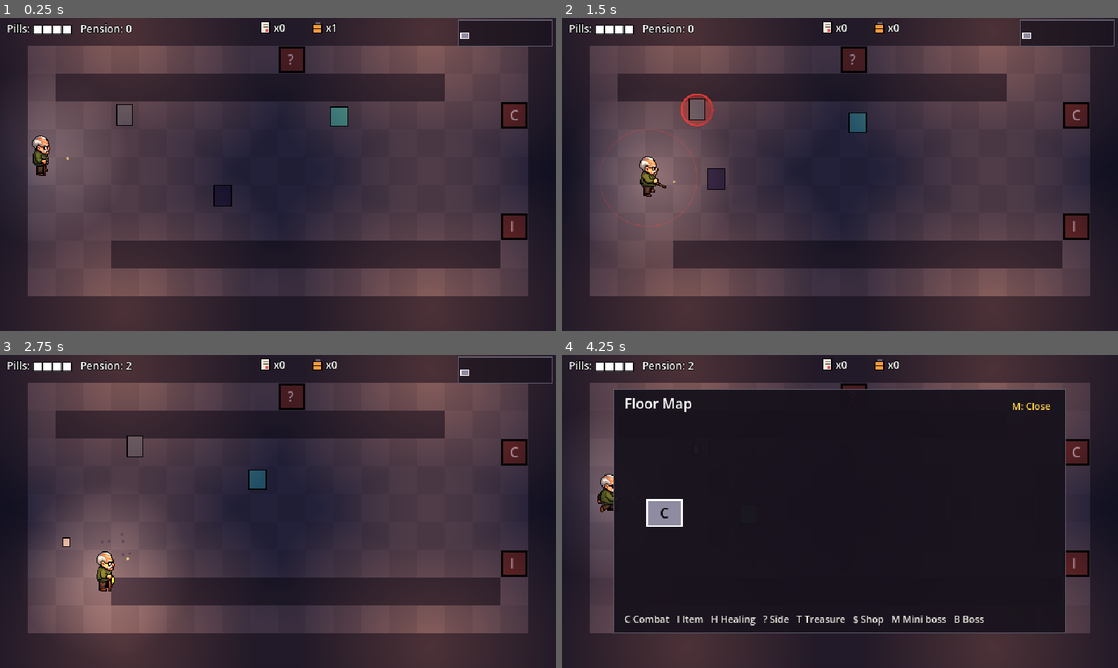
Above: before the commit, frames 1-4 (two rows, left to right).
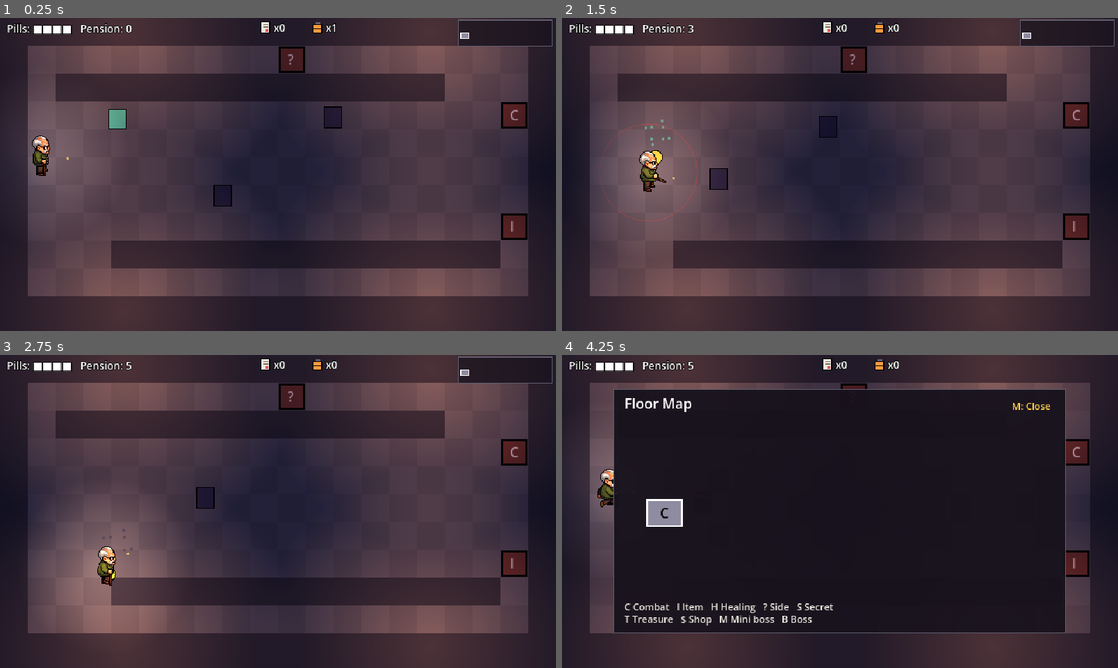
Above: after the commit, the same moments.

Repository: B1nKaTa/game
Game: Godot game, scene res://scenes/floor.tscn
Two runs of this game, one before a commit and one after it. Both use one fixed random seed, a clock stepped at 60 frames per second and the inputs below. This scene is started directly instead of the project's main scene.
Inputs (mouse positions are in pixels of both pictures, inside the frame that each line leads up to):
- Up to frame 1 (0.25 s): no input
- Up to frame 2 (1.5 s): tap Enter (ui_accept) at 0.5, 0.77 s; move the mouse to (962, 158) at 0.52 s; press the mouse at (962, 158) at 0.53 s; hold D (move_right) 0.53-1.28 s; move the mouse to (728, 190) at 1.27 s; release the mouse at (728, 190) at 1.28 s; hold S (move_down) from 1.28 s (still down); tap Q (bomb) at 1.35 s
- Up to frame 3 (2.75 s): tap Enter (ui_accept) at 1.52 s; move the mouse to (333, 442) at 2.02 s; release S (move_down) at 2.03 s; hold D (move_right) from 2.03 s (still down); hold Space (dodge) from 2.03 s (still down)
- Up to frame 4 (4.25 s): move the mouse to (812, 574) at 2.77 s; release D (move_right) at 2.78 s; release Space (dodge) at 2.78 s; hold W (move_up) 2.78-3.53 s; tap E (interact) at 2.85 s; click (812, 574) at 2.92 s; tap Enter (ui_accept) at 3.02, 3.77 s; move the mouse to (1006, 558) at 3.52 s; hold A (move_left) from 3.53 s (still down); right-click (1006, 558) at 3.6 s; tap M (map) at 4.15 s

The runs differ from the first frame. In frame 1, 0.5% of the frame differs, in the area x 19-63%, y 27-36%; in frame 2, 1.4%; in frame 3, 0.8%; in frame 4, 1.5%, in the area x 6-76%, y 2-87%.

Commit message:
Add secret rooms opened by a Thermos
A faint crack in the top wall hides a door on most floors. This has not
been run yet, because testing waits until the player is free. The plan for
the next rounds is included.

Co-Authored-By: Claude Opus 5.5 <noreply@anthropic.com>

Diff:
--- /dev/null
+++ b/data/rooms/floor_1/secret_01.tres
@@ -0,0 +1,20 @@
+[gd_resource type="Resource" script_class="RoomLayout" load_steps=2 format=3]
+
+[ext_resource type="Script" path="res://scripts/content/room_layout.gd" id="1"]
+
+[resource]
+script = ExtResource("1")
+room_type = "secret"
+rows = PackedStringArray(
+"####################",
+"#..................#",
+"#..................#",
+"#.....#......#.....#",
+"#..................#",
+"#........T..T......#",
+"#..................#",
+"#.....#......#.....#",
+"#..................#",
+"#..................#",
+"####################"
+)
--- /dev/null
+++ b/data/rooms/floor_1/secret_02.tres
@@ -0,0 +1,20 @@
+[gd_resource type="Resource" script_class="RoomLayout" load_steps=2 format=3]
+
+[ext_resource type="Script" path="res://scripts/content/room_layout.gd" id="1"]
+
+[resource]
+script = ExtResource("1")
+room_type = "secret"
+rows = PackedStringArray(
+"####################",
+"#..................#",
+"#....T.......T.....#",
+"#..................#",
+"#..................#",
+"#.........C........#",
+"#..................#",
+"#..................#",
+"#....T.............#",
+"#..................#",
+"####################"
+)
--- a/scripts/content/room_layout.gd
+++ b/scripts/content/room_layout.gd
@@ -9,6 +9,7 @@
 const TYPE_FLOOR_BOSS := "floor_boss"
 const TYPE_TREASURE := "treasure"
 const TYPE_SHOP := "shop"
+const TYPE_SECRET := "secret"
 const WIDTH := 20
 const HEIGHT := 11
 const ENTRY := Vector2i(1, 5)
@@ -18,6 +19,8 @@
 const SIDE_DOOR := Vector2i(10, 1)
 const TREASURE_DOOR := Vector2i(10, 9)
 const SHOP_DOOR := Vector2i(5, 9)
+const SECRET_DOOR := Vector2i(15, 1)
+const SECRET_WALL := Vector2i(15, 0)
 const SIDE_ROOM_SPAWN := Vector2i(2, 5)
 const ALLOWED := "#.EIHTBXCSPR"
 const SYMBOL_WALL := "#"
@@ -33,6 +36,7 @@
 	TYPE_FLOOR_BOSS: {"B": 1},
 	TYPE_TREASURE: {"I": 3},
 	TYPE_SHOP: {"S": 5, "P": 1, "R": 7},
+	TYPE_SECRET: {"T": 2},
 }
 
 @export var room_type: String = ""
@@ -64,10 +68,10 @@
 	for symbol in required:
 		if cells_of(symbol).size() < required[symbol]:
 			errors.append("needs at least %d '%s'" % [required[symbol], symbol])
-	for anchor in [ENTRY, EXIT_A, EXIT_B, SIDE_DOOR, TREASURE_DOOR, SHOP_DOOR]:
+	for anchor in [ENTRY, EXIT_A, EXIT_B, SIDE_DOOR, TREASURE_DOOR, SHOP_DOOR, SECRET_DOOR]:
 		if rows[anchor.y][anchor.x] != ".":
 			errors.append("door cell must be floor at %s" % str(anchor))
-	if room_type in [TYPE_SIDE, TYPE_TREASURE, TYPE_SHOP] and rows[SIDE_ROOM_SPAWN.y][SIDE_ROOM_SPAWN.x] != ".":
+	if room_type in [TYPE_SIDE, TYPE_TREASURE, TYPE_SHOP, TYPE_SECRET] and rows[SIDE_ROOM_SPAWN.y][SIDE_ROOM_SPAWN.x] != ".":
 		errors.append("side room spawn cell must be floor at %s" % str(SIDE_ROOM_SPAWN))
 	if not errors.is_empty():
 		return errors
@@ -80,7 +84,7 @@
 				errors.append("cell cannot be reached at %s" % str(cell))
 			if MUST_REACH_WITHOUT_BREAKING.contains(rows[y][x]) and not open.has(cell):
 				errors.append("needs a bomb to reach '%s' at %s" % [rows[y][x], str(cell)])
-	for anchor in [EXIT_A, EXIT_B, SIDE_DOOR, TREASURE_DOOR, SHOP_DOOR]:
+	for anchor in [EXIT_A, EXIT_B, SIDE_DOOR, TREASURE_DOOR, SHOP_DOOR, SECRET_DOOR]:
 		if not open.has(anchor):
 			errors.append("needs a bomb to reach the door at %s" % str(anchor))
 	return errors
--- a/scripts/core/floor_builder.gd
+++ b/scripts/core/floor_builder.gd
@@ -35,6 +35,7 @@
 	_attach_side_rooms(map, picker, rng)
 	_attach_treasure_room(map, picker, rng)
 	_attach_shop(map, picker, rng)
+	_attach_secret_room(map, picker, rng)
 	return map
 
 
@@ -123,6 +124,23 @@
 	parent.shop_id = shop.id
 
 
+# Unlike the shop it may sit on a skipped route, because finding it is the reward.
+static func _attach_secret_room(map: FloorMap, picker: _LayoutPicker, rng: RandomNumberGenerator) -> void:
+	var layout := picker.pick(RoomLayout.TYPE_SECRET)
+	if layout == null:
+		return
+	var options: Array[FloorRoom] = []
+	for room in map.main_rooms():
+		if room.room_type == RoomLayout.TYPE_COMBAT and room.side_id == -1:
+			options.append(room)
+	if options.is_empty():
+		return
+	var parent := options[rng.randi_range(0, options.size() - 1)]
+	var secret := _add_room(map, parent.layer, RoomLayout.TYPE_SECRET, layout)
+	secret.parent_id = parent.id
+	parent.secret_id = secret.id
+
+
 static func _rooms_on_every_route(map: FloorMap) -> Array[FloorRoom]:
 	var in_layer := {}
 	for room in map.main_rooms():
--- a/scripts/core/floor_progress.gd
+++ b/scripts/core/floor_progress.gd
@@ -62,6 +62,8 @@
 		return RoomLayout.TREASURE_DOOR
 	if from_room.room_type == RoomLayout.TYPE_SHOP:
 		return RoomLayout.SHOP_DOOR
+	if from_room.room_type == RoomLayout.TYPE_SECRET:
+		return RoomLayout.SECRET_DOOR
 	if to_room.layer > from_room.layer:
 		return RoomLayout.ENTRY
 	return RoomLayout.EXIT_CELLS[to_room.exits.find(from_id)]
--- a/scripts/core/floor_room.gd
+++ b/scripts/core/floor_room.gd
@@ -9,9 +9,10 @@
 var side_id: int = -1
 var treasure_id: int = -1
 var shop_id: int = -1
+var secret_id: int = -1
 var parent_id: int = -1
 
 
 # A detour hangs off a room on the route, so entering it never chooses a route.
 func is_detour() -> bool:
-	return room_type in [RoomLayout.TYPE_SIDE, RoomLayout.TYPE_TREASURE, RoomLayout.TYPE_SHOP]
+	return room_type in [RoomLayout.TYPE_SIDE, RoomLayout.TYPE_TREASURE, RoomLayout.TYPE_SHOP, RoomLayout.TYPE_SECRET]
--- a/scripts/ui/floor_map_view.gd
+++ b/scripts/ui/floor_map_view.gd
@@ -12,6 +12,7 @@
 	RoomLayout.TYPE_FLOOR_BOSS: Color("ffd24a"),
 	RoomLayout.TYPE_TREASURE: Color("67f0d0"),
 	RoomLayout.TYPE_SHOP: Color("7d9a5c"),
+	RoomLayout.TYPE_SECRET: Color("ece9e0"),
 }
 const PANEL_COLOR := Color(0.09, 0.07, 0.11, 0.65)
 const BIG_PANEL_COLOR := Color(0.09, 0.07, 0.11, 0.95)
@@ -25,7 +26,8 @@
 const BIG_SPACING := Vector2(60, 46)
 const BIG_ROOM := Vector2(40, 30)
 const BIG_MARGIN := Vector2(38, 58)
-const LEGEND := "C Combat   I Item   H Healing   ? Side   T Treasure   $ Shop   M Mini boss   B Boss"
+const LEGEND_TOP := "C Combat   I Item   H Healing   ? Side   S Secret"
+const LEGEND_BOTTOM := "T Treasure   $ Shop   M Mini boss   B Boss"
 const TITLE := "Floor Map"
 const CLOSE_HINT := "M: Close"
 
@@ -38,7 +40,7 @@
 
 # Column is the layer, read left to right from the start to the boss. Row is measured so a lone room sits between two.
 static func map_position(map: FloorMap, room: FloorRoom) -> Vector2:
-	if room.room_type == RoomLayout.TYPE_SIDE:
+	if room.room_type == RoomLayout.TYPE_SIDE or room.room_type == RoomLayout.TYPE_SECRET:
 		var parent := map_position(map, map.room(room.parent_id))
 		return Vector2(parent.x, parent.y - 1.0 if parent.y < 1.0 else parent.y + 1.0)
 	if room.room_type == RoomLayout.TYPE_TREASURE or room.room_type == RoomLayout.TYPE_SHOP:
@@ -114,7 +116,8 @@
 	if _is_big:
 		_draw_text(panel.position + Vector2(12, 22), TITLE, 16, Color.WHITE)
 		_draw_text(panel.end - Vector2(62, 257), CLOSE_HINT, 11, Color("ffd24a"))
-		_draw_text(panel.position + Vector2(12, panel.size.y - 12), LEGEND, 11, Color("ece9e0"))
+		_draw_text(panel.position + Vector2(12, panel.size.y - 26), LEGEND_TOP, 11, Color("ece9e0"))
+		_draw_text(panel.position + Vector2(12, panel.size.y - 12), LEGEND_BOTTOM, 11, Color("ece9e0"))
 
 
 func _room_center(room_id: int, origin: Vector2, spacing: Vector2, room_size: Vector2) -> Vector2:
--- a/scripts/world/room_rules.gd
+++ b/scripts/world/room_rules.gd
@@ -10,6 +10,7 @@
 	RoomLayout.TYPE_FLOOR_BOSS: "B",
 	RoomLayout.TYPE_TREASURE: "T",
 	RoomLayout.TYPE_SHOP: "$",
+	RoomLayout.TYPE_SECRET: "S",
 }
 const KEY_NAME := "Permission Slip"
 const BOMB_NAME := "Overheated Thermos"
--- a/scripts/world/room_view.gd
+++ b/scripts/world/room_view.gd
@@ -105,6 +105,22 @@
 		_add_treasure_door()
 	if _room.shop_id != -1:
 		_add_door(_room.shop_id, RoomRules.door_icon(RoomLayout.TYPE_SHOP), RoomLayout.SHOP_DOOR)
+	if _room.secret_id != -1:
+		_add_secret_wall()
+
+
+func _add_secret_wall() -> void:
+	var wall := SecretWall.new()
+	wall.position = RoomBackdrop.cell_center(RoomLayout.SECRET_WALL)
+	wall.broken.connect(_on_secret_wall_broken)
+	add_child(wall)
+
+
+func _on_secret_wall_broken(_at: Vector2) -> void:
+	var door := _add_door(_room.secret_id, RoomRules.door_icon(RoomLayout.TYPE_SECRET), RoomLayout.SECRET_DOOR)
+	door.locked = not _finished
+	doors_opened.emit()
+	notice.emit("You found a secret room!")
 
 
 func _add_treasure_door() -> void:
--- /dev/null
+++ b/scripts/world/secret_wall.gd
@@ -0,0 +1,14 @@
+class_name SecretWall
+extends BreakableBlock
+
+const CRACK_COLOR := Color(0.0, 0.0, 0.0, 0.55)
+
+
+# The crack is the only hint, so it stays faint. A blast opens it through take_blast.
+func _draw() -> void:
+	draw_line(Vector2(-3, -14), Vector2(1, -6), CRACK_COLOR, 1.0)
+	draw_line(Vector2(1, -6), Vector2(-4, 1), CRACK_COLOR, 1.0)
+	draw_line(Vector2(-4, 1), Vector2(2, 8), CRACK_COLOR, 1.0)
+	draw_line(Vector2(2, 8), Vector2(0, 15), CRACK_COLOR, 1.0)
+	draw_line(Vector2(1, -6), Vector2(7, -3), CRACK_COLOR, 1.0)
+	draw_line(Vector2(-4, 1), Vector2(-9, 4), CRACK_COLOR, 1.0)
--- a/tests/test_room_layouts.gd
+++ b/tests/test_room_layouts.gd
@@ -81,7 +81,7 @@
 		count += 1
 		var layout: RoomLayout = load(DIR + name)
 		assert_eq(layout.validate().size(), 0, "%s: %s" % [name, str(layout.validate())])
-	assert_eq(count, 20)
+	assert_eq(count, 22)
 
 
 func test_catalog_meets_the_spec_counts() -> void:
@@ -96,6 +96,7 @@
 	assert_eq(counts.get(RoomLayout.TYPE_FLOOR_BOSS, 0), 1)
 	assert_eq(counts.get(RoomLayout.TYPE_TREASURE, 0), 2)
 	assert_eq(counts.get(RoomLayout.TYPE_SHOP, 0), 1)
+	assert_eq(counts.get(RoomLayout.TYPE_SECRET, 0), 2)
 
 
 func test_nearest_floor_cell_keeps_a_floor_cell() -> void:
--- /dev/null
+++ b/tests/test_secret_room.gd
@@ -0,0 +1,86 @@
+extends TestCase
+
+
+func _pool() -> Array[RoomLayout]:
+	return RoomCatalog.load_valid("res://data/rooms/floor_1/")
+
+
+func test_a_floor_has_at_most_one_secret_room_on_a_combat_room_without_a_side_room() -> void:
+	var pool := _pool()
+	var floors_with_one := 0
+	for seed_value in 300:
+		var rng := RandomNumberGenerator.new()
+		rng.seed = seed_value
+		var map := FloorBuilder.build(rng, pool)
+		var found := 0
+		for room in map.rooms:
+			if room.room_type != RoomLayout.TYPE_SECRET:
+				continue
+			found += 1
+			assert_true(room.is_detour())
+			var parent := map.room(room.parent_id)
+			assert_eq(parent.secret_id, room.id)
+			assert_eq(parent.room_type, RoomLayout.TYPE_COMBAT)
+			assert_eq(parent.side_id, -1, "seed %d: they would share a spot on the map" % seed_value)
+		assert_true(found <= 1, "seed %d" % seed_value)
+		floors_with_one += found
+	assert_true(floors_with_one > 250, "most floors should have one, had %d" % floors_with_one)
+
+
+func test_a_secret_room_does_not_count_as_a_main_room() -> void:
+	var rng := RandomNumberGenerator.new()
+	rng.seed = 2
+	for room in FloorBuilder.build(rng, _pool()).main_rooms():
+		assert_false(room.is_detour())
+
+
+func _map_with_secret() -> FloorMap:
+	var map := FloorMap.new()
+	var parent := FloorRoom.new()
+	parent.id = 0
+	parent.room_type = RoomLayout.TYPE_COMBAT
+	map.rooms.append(parent)
+	var secret := FloorRoom.new()
+	secret.id = 1
+	secret.room_type = RoomLayout.TYPE_SECRET
+	secret.parent_id = 0
+	map.rooms.append(secret)
+	parent.secret_id = 1
+	return map
+
+
+func test_arriving_around_a_secret_room() -> void:
+	var progress := FloorProgress.new(_map_with_secret())
+	assert_eq(progress.arrival_cell(1, 0), RoomLayout.SIDE_ROOM_SPAWN)
+	assert_eq(progress.arrival_cell(0, 1), RoomLayout.SECRET_DOOR)
+	assert_eq(progress.back_target(1), 0)
+	assert_false(progress.is_sealed(1))
+
+
+func test_a_secret_room_sits_in_the_side_room_spot_on_the_map() -> void:
+	var map := _map_with_secret()
+	assert_eq(FloorMapView.map_position(map, map.room(1)), Vector2(0, -0.5))
+
+
+func test_the_secret_door_is_just_below_the_cracked_wall() -> void:
+	assert_eq(RoomLayout.SECRET_WALL + Vector2i(0, 1), RoomLayout.SECRET_DOOR)
+	assert_eq(RoomLayout.SECRET_WALL.y, 0, "the crack is in the top wall")
+
+
+func test_a_blast_beside_the_door_reaches_the_cracked_wall() -> void:
+	var wall_center := RoomBackdrop.cell_center(RoomLayout.SECRET_WALL)
+	var half := Vector2(RoomBackdrop.TILE, RoomBackdrop.TILE) / 2.0
+	var wall := Rect2(wall_center - half, half * 2.0)
+	assert_true(Thermos.in_blast(RoomBackdrop.cell_center(RoomLayout.SECRET_DOOR), wall))
+
+
+func test_every_room_keeps_the_secret_door_cell_reachable() -> void:
+	var rows := ["####################"]
+	for y in range(1, 10):
+		rows.append("#.......E..E.......#" if y == 5 else "#..................#")
+	rows.append("####################")
+	rows[1] = "#..............#...#"
+	var layout := RoomLayout.new()
+	layout.room_type = RoomLayout.TYPE_COMBAT
+	layout.rows = PackedStringArray(rows)
+	assert_true(layout.validate().size() > 0, "a wall on the secret door cell must fail")
Not shown, added: docs/superpowers/plans/2026-11-02-next-rounds.md
Not shown, changed: docs/superpowers/specs/2026-11-02-first-floor-design.md
